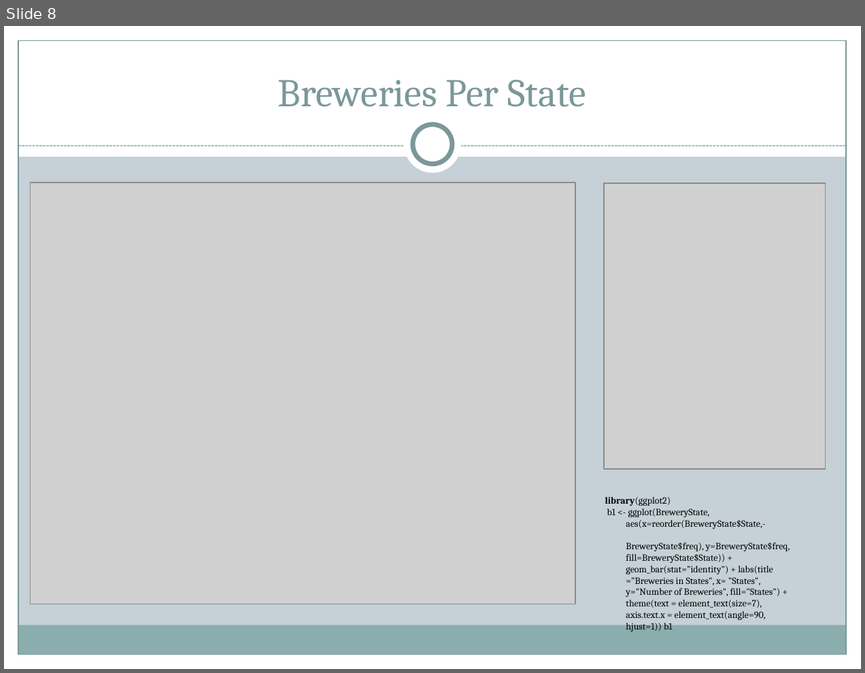
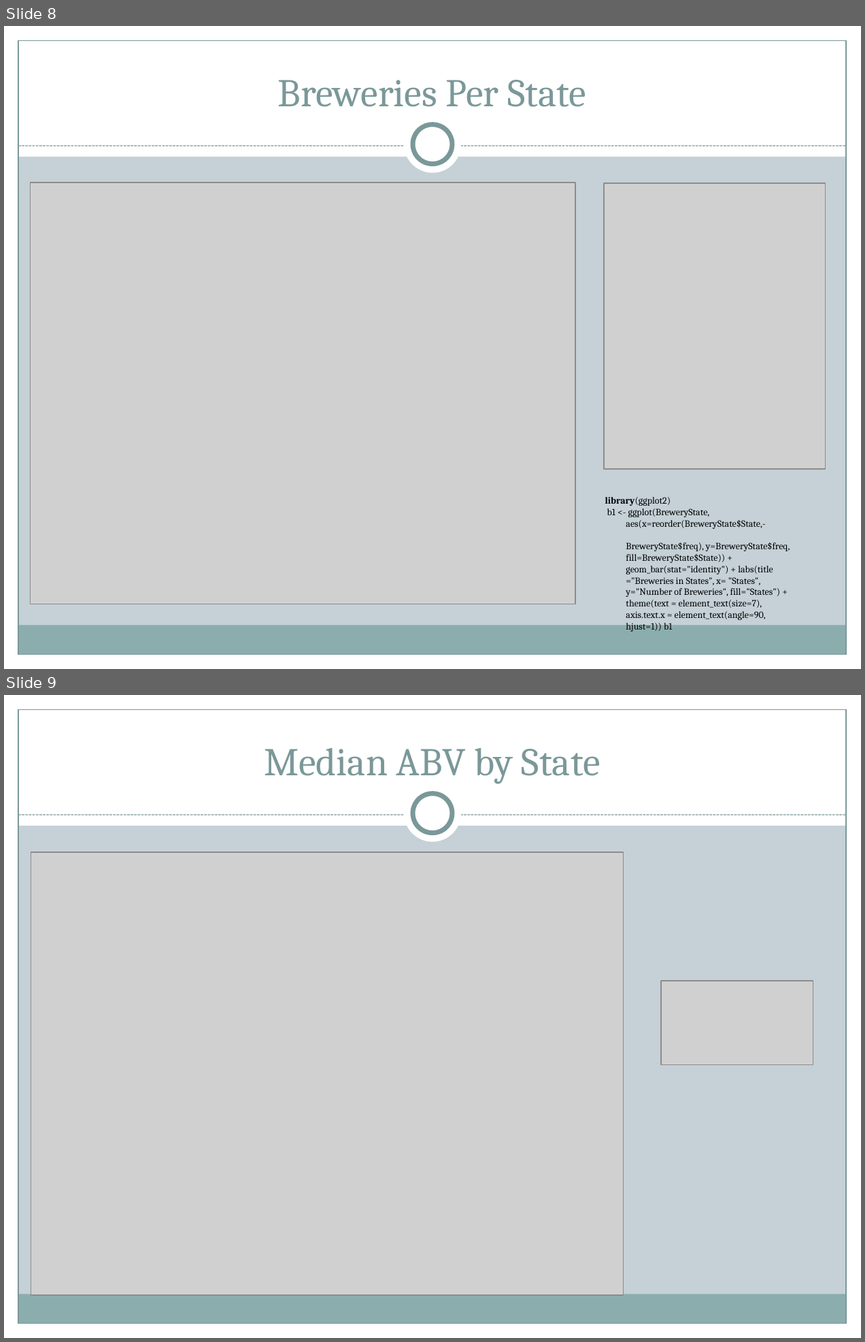
Before and after one commit to DataTex1/CaseStudy1, a slide deck: MSDS6306 CaseStudy1.pptx. Shown one above the other, each under a label of ours: slide 8 before the commit, slides 8 and 9 after it. The pictures are 865x673 and 865x1342 pixels, drawn with LibreOffice and Linux fonts; fonts in the diff are those of the drawing; grey boxes stand for pictures. Boxes give left, top, right and bottom in pixels: in the first picture for what was removed or moved away, otherwise in the second. Text is boxed around its words. In the diff, an @@ line names an element or a change of style, - is before the commit and + after.

```diff
--- a/MSDS6306 CaseStudy1.pptx
+++ b/MSDS6306 CaseStudy1.pptx
@@ slide 9 added at [4,695,861,1338], background #C5D1D7; not listed: 9 template elements that a slide beside it also shows @@
@@ title added at [264,748,600,784], 33 pt, text #7C999A @@
+Median ABV by State
@@ picture added at [31,852,623,1295] @@
@@ picture added at [661,981,814,1064] @@
```
Also in this commit, not shown: 7 other slides added.
